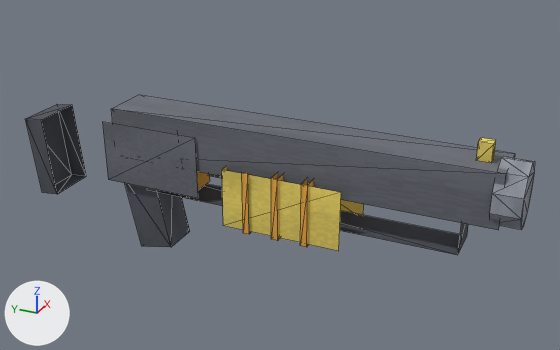
Two versions of the glTF model packages/client/public/models/weapons/weapon_shotgun.glb, one commit apart.
The view is the same before and after, from a camera (50 mm lens) standing at (-2.91, -2.02, 1.44) and looking at (0.07, -0.68, -0.05). Every picture has the same lights, and +X, +Y and +Z are marked at lower left. The picture after the commit comes second. Mesh edges are drawn as thin lines. Vertices at exactly the same position are counted once.

The scene before the commit, as lines of its bpy script (objects in view):
```python
me_weapon_shotgun = bpy.data.meshes.new('weapon_shotgun')
me_weapon_shotgun.from_pydata(...)  # 104 vertices, 114 faces; spans x -0.17..0.17, y -1.78..0.62, z -0.5..0.3
me_weapon_shotgun.materials.append(mat_wrh_fixed)
ob_weapon_shotgun = bpy.data.objects.new('weapon_shotgun', me_weapon_shotgun)
ob_weapon_shotgun.location = (0.0, 0.0, 0.0)
```
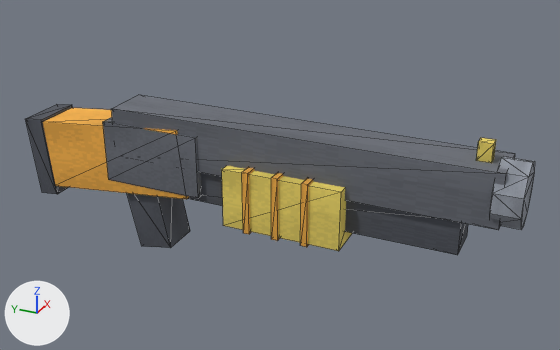
Location of each change, [x1, y1, x2, y2] in pixels of the pictures (560 x 350 px):
part 1 of me_weapon_shotgun, built on
    before: [103, 122, 222, 247]
    after: [41, 105, 515, 255]

Patch to the scene script:
```diff
--- a/packages/client/public/models/weapons/weapon_shotgun.glb.py
+++ b/packages/client/public/models/weapons/weapon_shotgun.glb.py
@@ me_weapon_shotgun @@
 # used by ob_weapon_shotgun; location = (0.0, 0.0, 0.0)
-me_weapon_shotgun.from_pydata(...)  # 104 vertices, 114 faces; spans x -0.17..0.17, y -1.78..0.62, z -0.5..0.3
+me_weapon_shotgun.from_pydata(...)  # 108 vertices, 166 faces; spans x -0.17..0.17, y -1.78..0.62, z -0.5..0.3
+# me_weapon_shotgun part 1
+# 10 vertices are removed from x -0.11..0.11, y -0.29..0.09, z -0.47..0.17
+# 18 faces are deleted
+# 14 vertices are added at x -0.12..0.12, y -0.29..0.53, z -0.47..0.17
+# 70 new faces join them
 me_weapon_shotgun.materials.append(mat_wrh_fixed)
```
